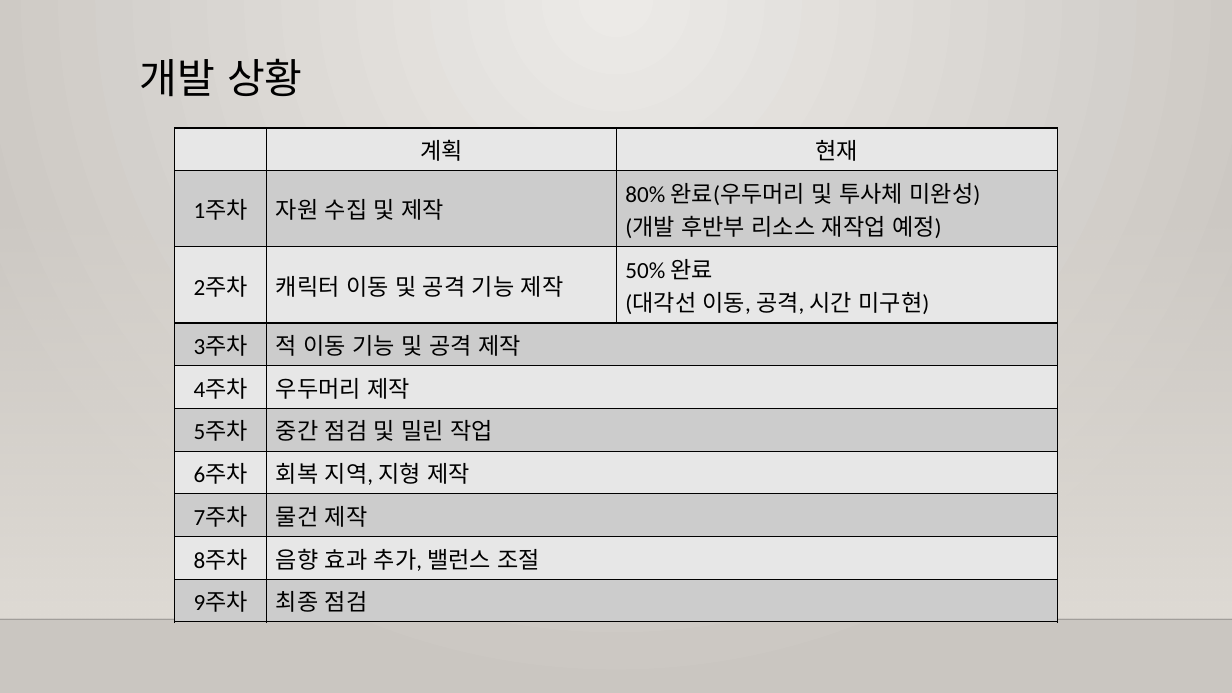
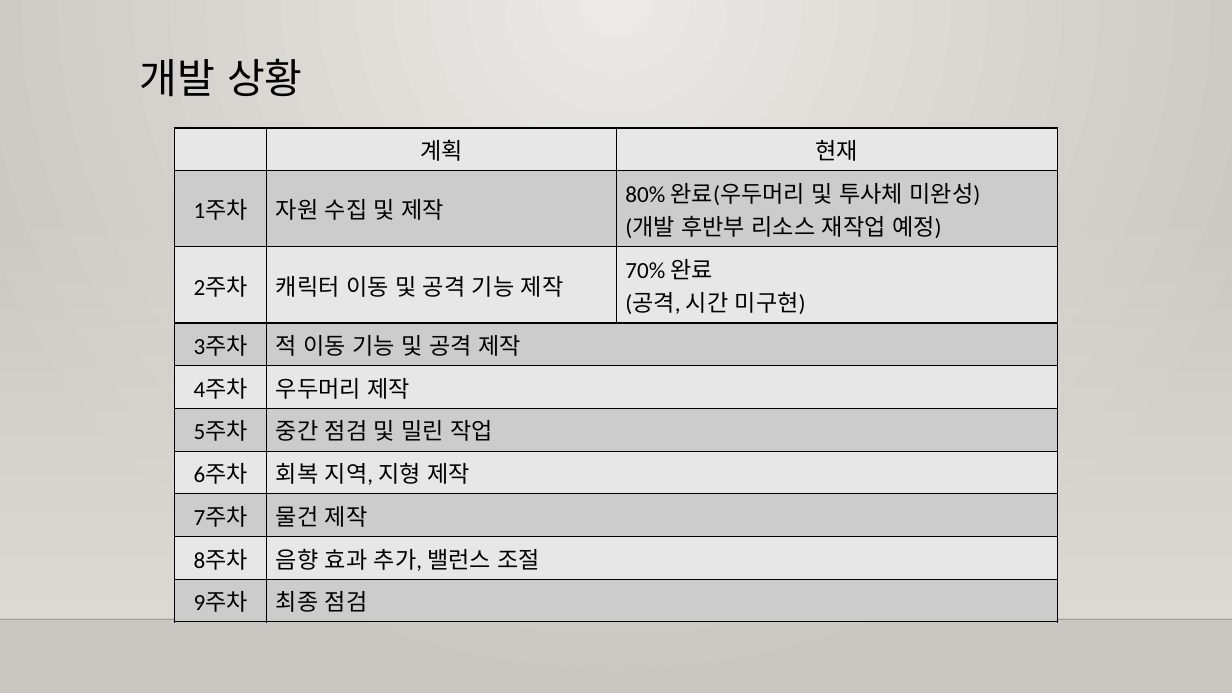
Before and after one commit to UiSai/2D_Game_Project, a slide deck: slide 4 of 2D겜플 중간발표.pptx. Drawn at 1232x693 pixels with LibreOffice and Linux fonts; fonts in the diff are those of the drawing; background and template pictures are left out. Boxes give left, top, right and bottom in pixels: in the first picture for what was removed or moved away, otherwise in the second. Text is boxed around its words. In the diff, an @@ line names an element or a change of style, - is before the commit and + after.

Commit message:
대각선 점프
걍 별도의 키로 구현. 거리조절은 알아서 잘 해주세요. 아마 점프 공격도 못넣겠지

적 enemy파일도 생성함.

```diff
--- a/2D겜플 중간발표.pptx
+++ b/2D겜플 중간발표.pptx
@@ table at [175, 128, 1057, 616] @@
-row 3, column 3: 50% 완료 / (대각선 이동, 공격, 시간 미구현)
+row 3, column 3: 70% 완료 / (공격, 시간 미구현)
```
Also in this commit, not shown: 2 other slides changed, 4 other files.
